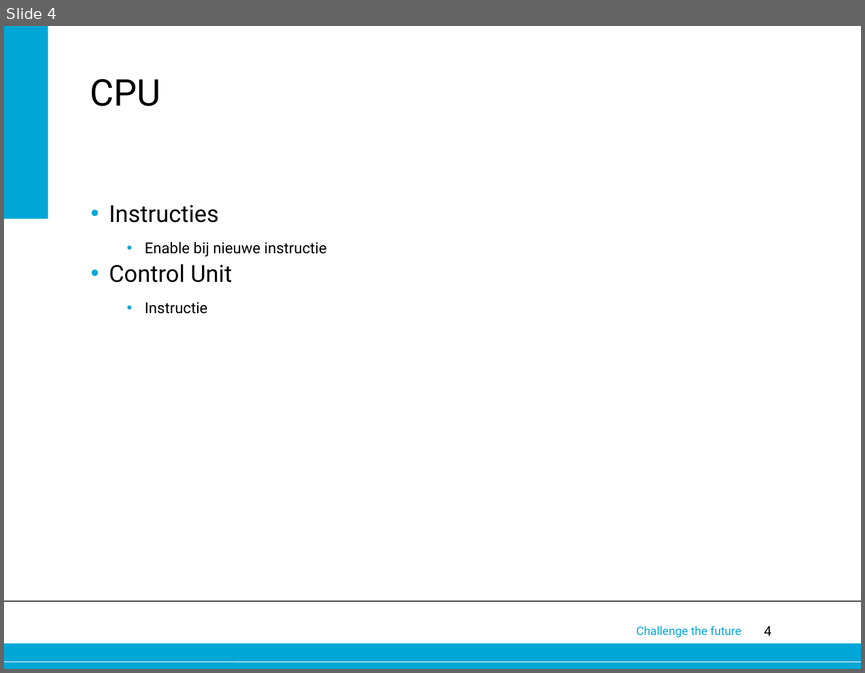
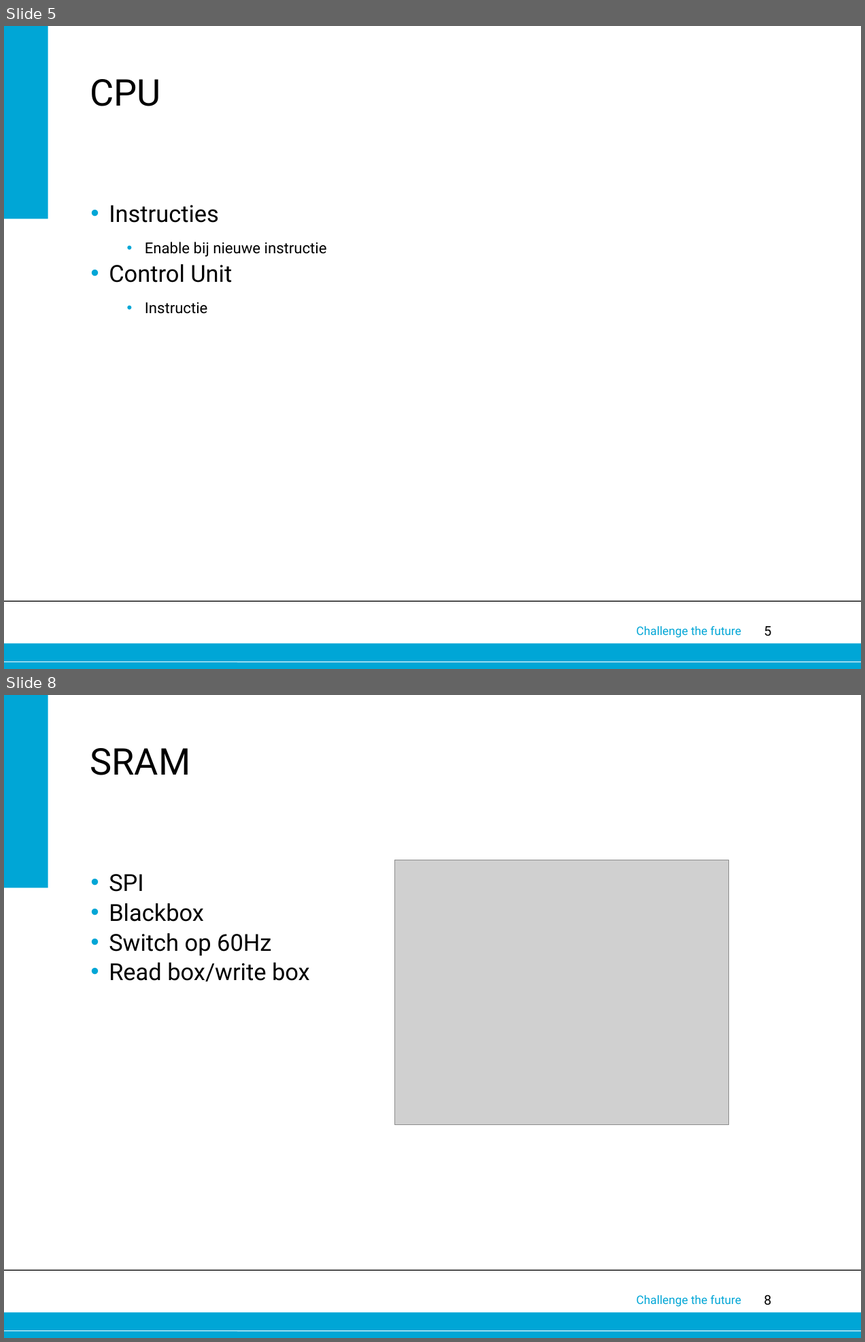
Before and after one commit to 0v3rf10w/epo3a5, a slide deck: Eindpresentatie.pptx. Shown one above the other, each under a label of ours: slide 4 before the commit, slides 5 and 8 after it; the slides between them are not shown. The pictures are 865x673 and 865x1342 pixels, drawn with LibreOffice and Linux fonts; fonts in the diff are those of the drawing; grey boxes stand for pictures; background and template pictures are left out. Boxes give left, top, right and bottom in pixels: in the first picture for what was removed or moved away, otherwise in the second. Text is boxed around its words. In the diff, an @@ line names an element or a change of style, - is before the commit and + after.

```diff
--- a/Eindpresentatie.pptx
+++ b/Eindpresentatie.pptx
@@ slide 8 added at [4, 695, 861, 1338], background #FFFFFF; not listed: 6 template elements that a slide beside it also shows @@
@@ title added at [90, 748, 190, 775], 44 pt, text #000000 @@
+SRAM
@@ text added at [109, 874, 310, 981], 28 pt, text #000000 @@
+• SPI
+• Blackbox
+• Switch op 60Hz
+• Read box/write box
@@ picture added at [394, 860, 728, 1124] @@
@@ what was slide 4 is now slide 5 @@
@@ page number at [764, 626, 771, 636]: text changed @@
-4
+5
```
Also in this commit, not shown: 8 other slides added, 2 slides removed, 1 other file.
